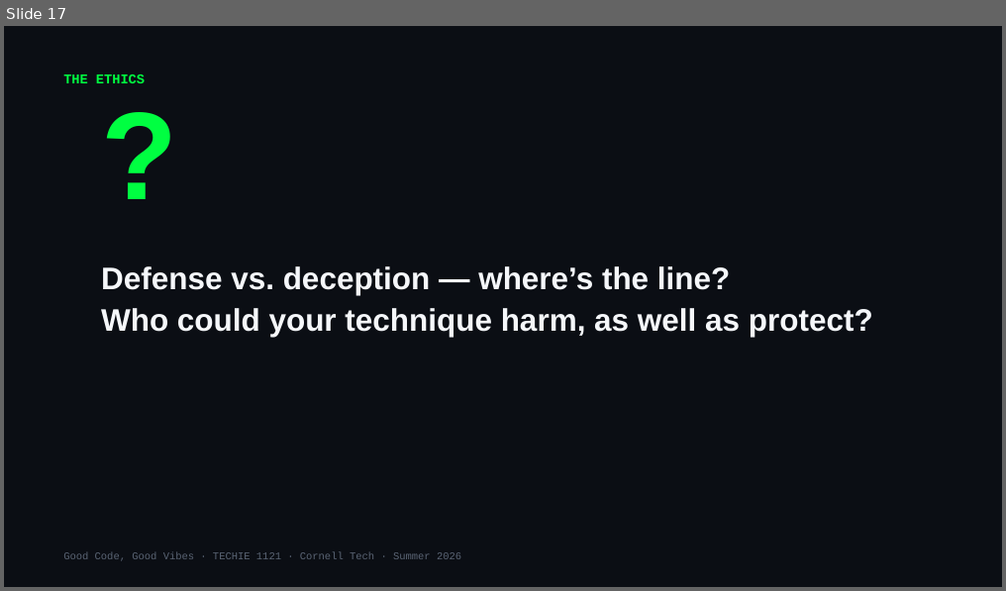
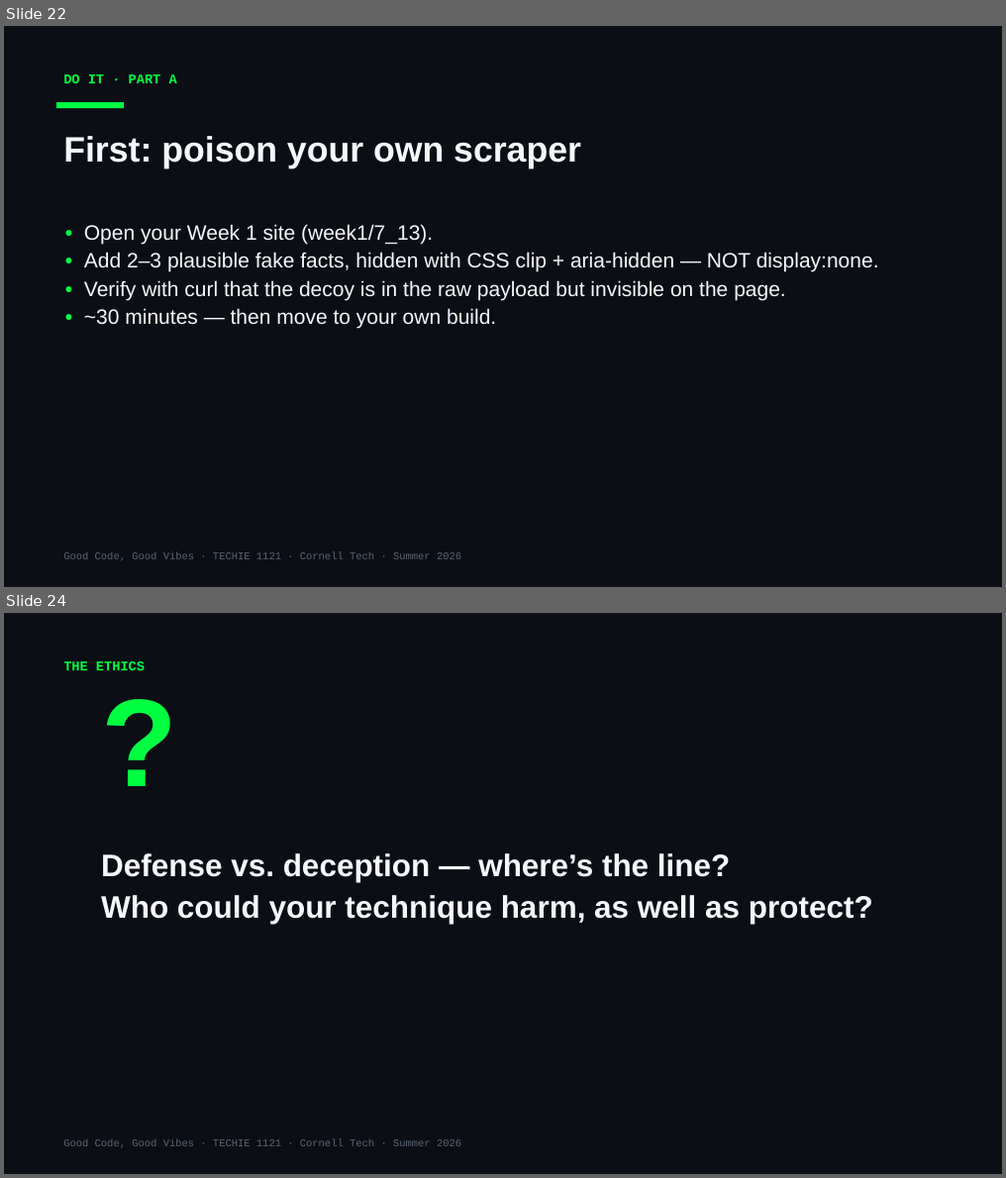
Before and after one commit to Cornell-Tech-Vibe-Coding-Summer-2026/website, a slide deck: slides/Week2-Wed-AI-Against-AI.pptx. Shown one above the other, each under a label of ours: slide 17 before the commit, slides 22 and 24 after it; the slides between them are not shown. The pictures are 1006x591 and 1006x1178 pixels, drawn with LibreOffice and Linux fonts; fonts in the diff are those of the drawing. Boxes give left, top, right and bottom in pixels: in the first picture for what was removed or moved away, otherwise in the second. Text is boxed around its words. In the diff, an @@ line names an element or a change of style, - is before the commit and + after.

```diff
--- a/slides/Week2-Wed-AI-Against-AI.pptx
+++ b/slides/Week2-Wed-AI-Against-AI.pptx
@@ slide 22 added at [4, 26, 1002, 587], background #0B0E14 @@
@@ text added at [63, 75, 177, 83], 13 pt, text #00FF41, bold @@
+DO IT · PART A
@@ rectangle added at [56, 102, 124, 108], fill #00FF41 @@
@@ text added at [63, 136, 581, 169], 34 pt, text #F5F7FA, bold @@
+First: poison your own scraper
@@ text added at [84, 224, 879, 328], 20 pt, text #F5F7FA @@
+• Open your Week 1 site (week1/7_13).
+• Add 2–3 plausible fake facts, hidden with CSS clip + aria-hidden — NOT display:none.
+• Verify with curl that the decoy is in the raw payload but invisible on the page.
+• ~30 minutes — then move to your own build.
@@ text added at [63, 553, 461, 562], 10 pt, text #5A6474 @@
+Good Code, Good Vibes · TECHIE 1121 · Cornell Tech · Summer 2026
@@ what was slide 17 is now slide 24 @@
```
Also in this commit, not shown: 3 slides changed, 6 other slides added, 1 other file.
